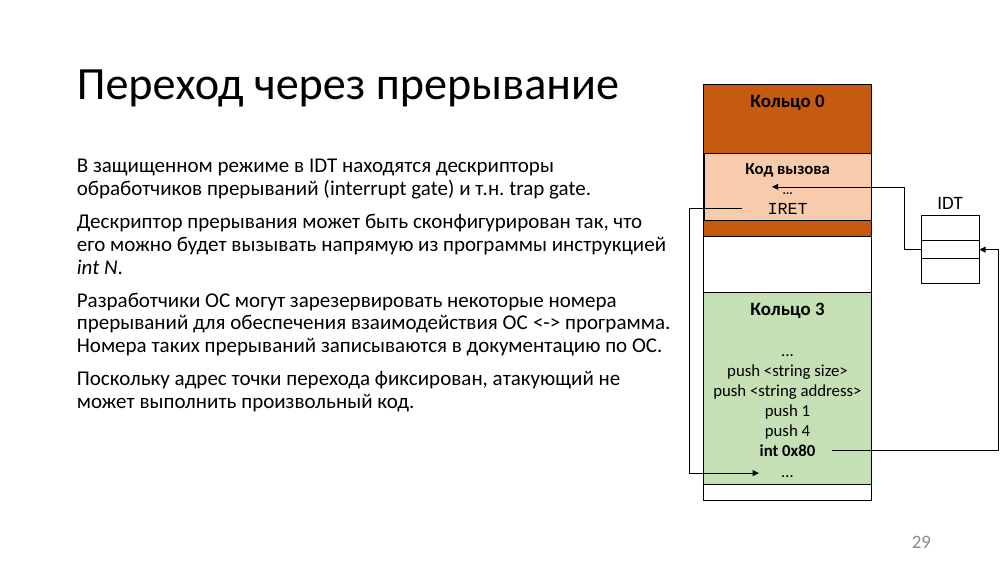
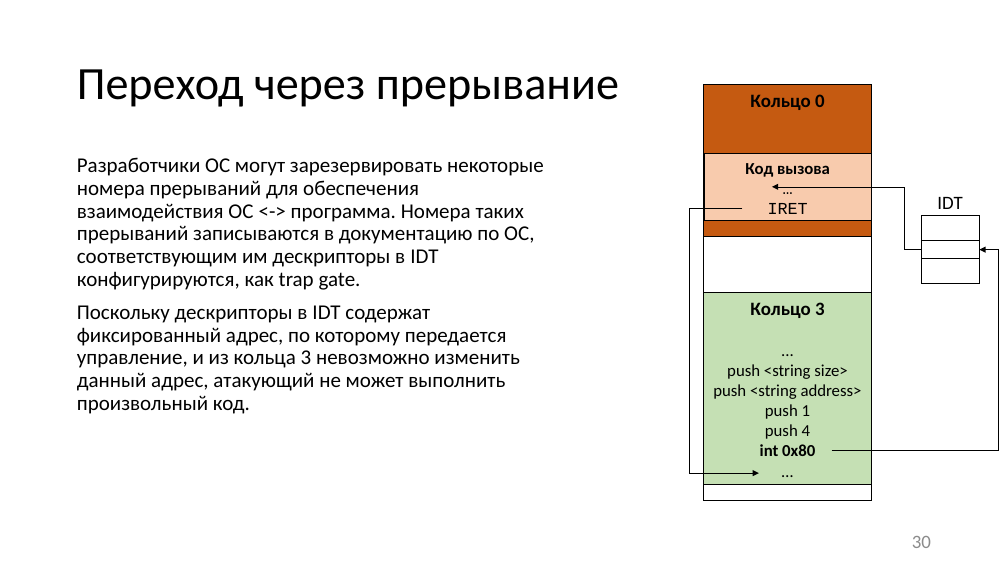
Before and after one commit to itsecd/low-level-programming, a slide deck: slide 30 of Lectures/8.IO_and_execution_modes/Lecture8.pptx (slide 29 before the commit). Drawn at 1008x567 pixels with LibreOffice and Linux fonts; fonts in the diff are those of the drawing. Boxes give left, top, right and bottom in pixels: in the first picture for what was removed or moved away, otherwise in the second. Text is boxed around its words. In the diff, an @@ line names an element or a change of style, - is before the commit and + after.

```diff
--- a/Lectures/8.IO_and_execution_modes/Lecture8.pptx
+++ b/Lectures/8.IO_and_execution_modes/Lecture8.pptx
@@ text at <box>77,157,544,414</box>: text changed @@
-В защищенном режиме в IDT находятся дескрипторы обработчиков прерываний (interrupt gate) и т.н. trap gate.
-Дескриптор прерывания может быть сконфигурирован так, что его можно будет вызывать напрямую из программы инструкцией int N.
-Разработчики ОС могут зарезервировать некоторые номера прерываний для обеспечения взаимодействия ОС <-> программа. Номера таких прерываний записываются в документацию по ОС.
-Поскольку адрес точки перехода фиксирован, атакующий не может выполнить произвольный код.
+Разработчики ОС могут зарезервировать некоторые номера прерываний для обеспечения взаимодействия ОС <-> программа. Номера таких прерываний записываются в документацию по ОС, соответствующим им дескрипторы в IDT конфигурируются, как trap gate.
+Поскольку дескрипторы в IDT содержат фиксированный адрес, по которому передается управление, и из кольца 3 невозможно изменить данный адрес, атакующий не может выполнить произвольный код.
@@ page number at <box>912,536,931,548</box>: text changed @@
-29
+30
```
Also in this commit, not shown: 29 other slides changed, 1 slide added, 11 other files.
